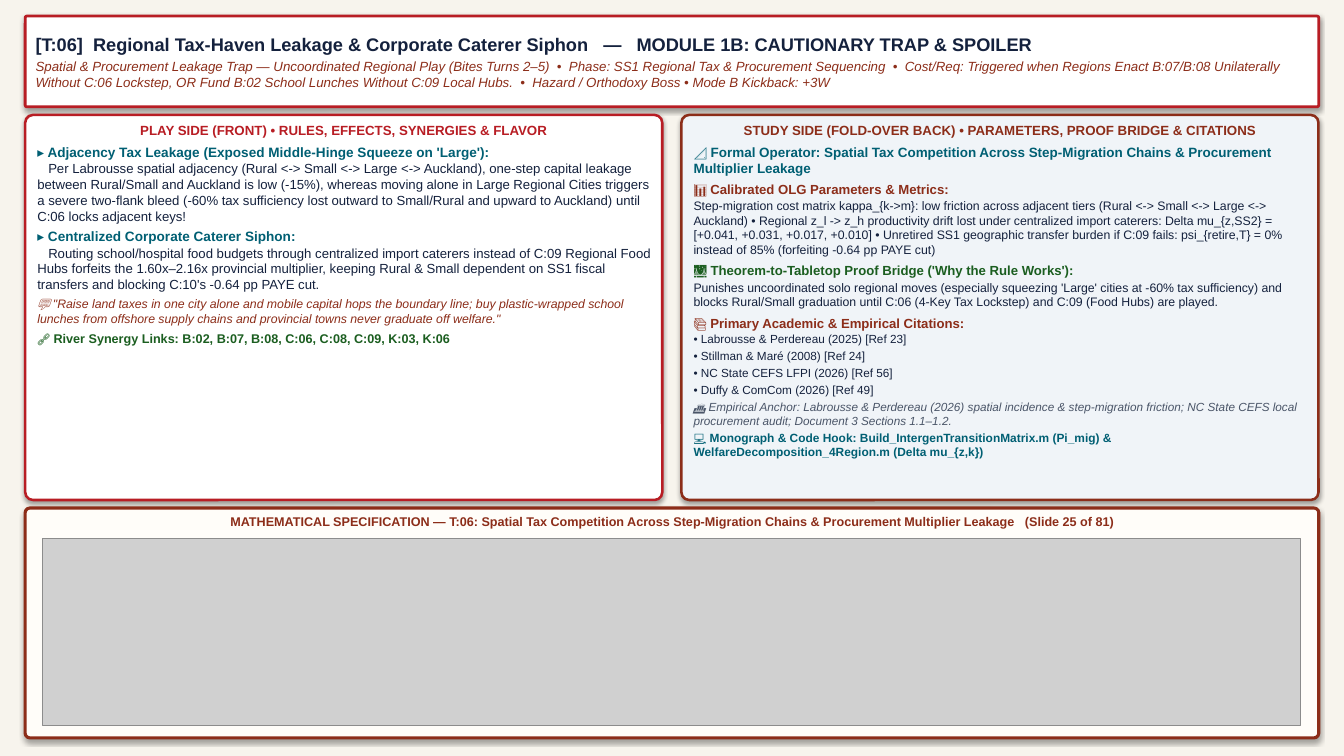
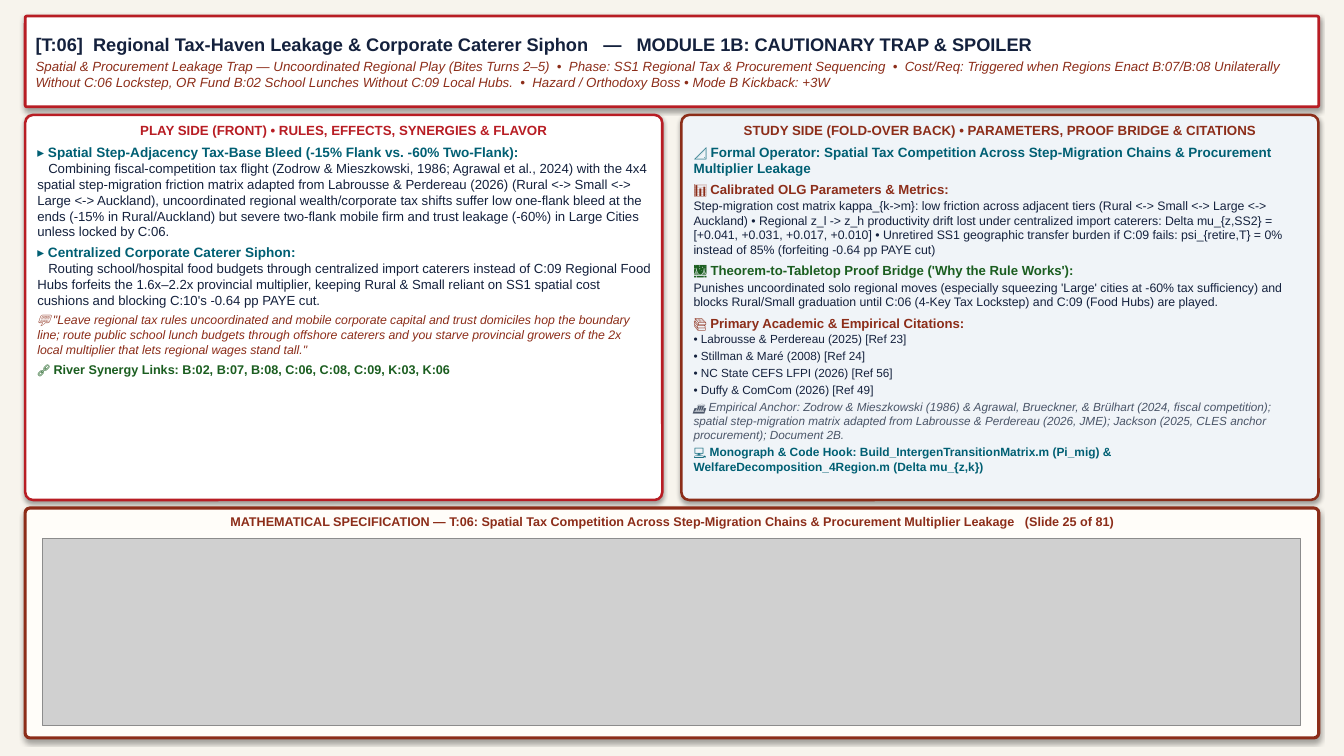
Before and after one commit to MichaelTiemann/IGWelfare-Game, a slide deck: slide 25 of output/foils_and_founders_study_slides_academic.pptx. Drawn at 1344x756 pixels with LibreOffice and Linux fonts; fonts in the diff are those of the drawing; grey boxes stand for pictures. Boxes give left, top, right and bottom in pixels: in the first picture for what was removed or moved away, otherwise in the second. Text is boxed around its words. In the diff, an @@ line names an element or a change of style, - is before the commit and + after.

```diff
--- a/output/foils_and_founders_study_slides_academic.pptx
+++ b/output/foils_and_founders_study_slides_academic.pptx
@@ text in rounded rectangle at [37,147,647,239]: text changed @@
-▸ Adjacency Tax Leakage (Exposed Middle-Hinge Squeeze on 'Large'):
-Per Labrousse spatial adjacency (Rural <-> Small <-> Large <-> Auckland), one-step capital leakage between Rural/Small and Auckland is low (-15%), whereas moving alone in Large Regional Cities triggers a severe two-flank bleed (-60% tax sufficiency lost outward to Small/Rural and upward to Auckland) until C:06 locks adjacent keys!
+▸ Spatial Step-Adjacency Tax-Base Bleed (-15% Flank vs. -60% Two-Flank):
+Combining fiscal-competition tax flight (Zodrow & Mieszkowski, 1986; Agrawal et al., 2024) with the 4x4 spatial step-migration friction matrix adapted from Labrousse & Perdereau (2026) (Rural <-> Small <-> Large <-> Auckland), uncoordinated regional wealth/corporate tax shifts suffer low one-flank bleed at the ends (-15% in Rural/Auckland) but severe two-flank mobile firm and trust leakage (-60%) in Large Cities unless locked by C:06.
@@ text in rounded rectangle at [37,263,651,357]: text changed; size 9.4 to 8.8 pt; text colour #14213D to #8C2D19; italic on @@
-Routing school/hospital food budgets through centralized import caterers instead of C:09 Regional Food Hubs forfeits the 1.60x–2.16x provincial multiplier, keeping Rural & Small dependent on SS1 fiscal transfers and blocking C:10's -0.64 pp PAYE cut.
-💬 "Raise land taxes in one city alone and mobile capital hops the boundary line; buy plastic-wrapped school lunches from offshore supply chains and provincial towns never graduate off welfare."
+Routing school/hospital food budgets through centralized import caterers instead of C:09 Regional Food Hubs forfeits the 1.6x–2.2x provincial multiplier, keeping Rural & Small reliant on SS1 spatial cost cushions and blocking C:10's -0.64 pp PAYE cut.
+💬 "Leave regional tax rules uncoordinated and mobile corporate capital and trust domiciles hop the boundary line; route public school lunch budgets through offshore caterers and you starve provincial growers of the 2x local multiplier that lets regional wages stand tall."
@@ text in rounded rectangle at [694,402,1271,442]: text changed @@
-🏛️ Empirical Anchor: Labrousse & Perdereau (2026) spatial incidence & step-migration friction; NC State CEFS local procurement audit; Document 3 Sections 1.1–1.2.
+🏛️ Empirical Anchor: Zodrow & Mieszkowski (1986) & Agrawal, Brueckner, & Brülhart (2024, fiscal competition); spatial step-migration matrix adapted from Labrousse & Perdereau (2026, JME); Jackson (2025, CLES anchor procurement); Document 2B.
```
Also in this commit, not shown: 66 other slides changed, 4 other files.
